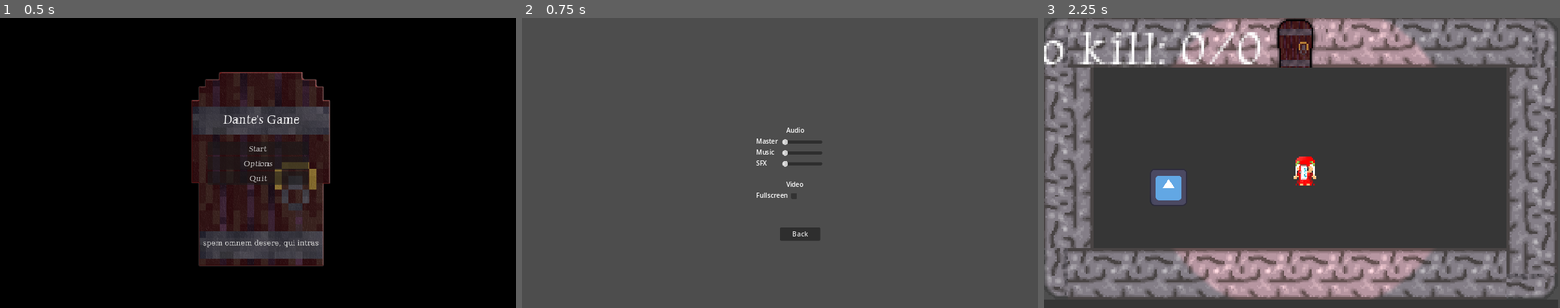
Above: before the commit, frames 1-3 (left to right).
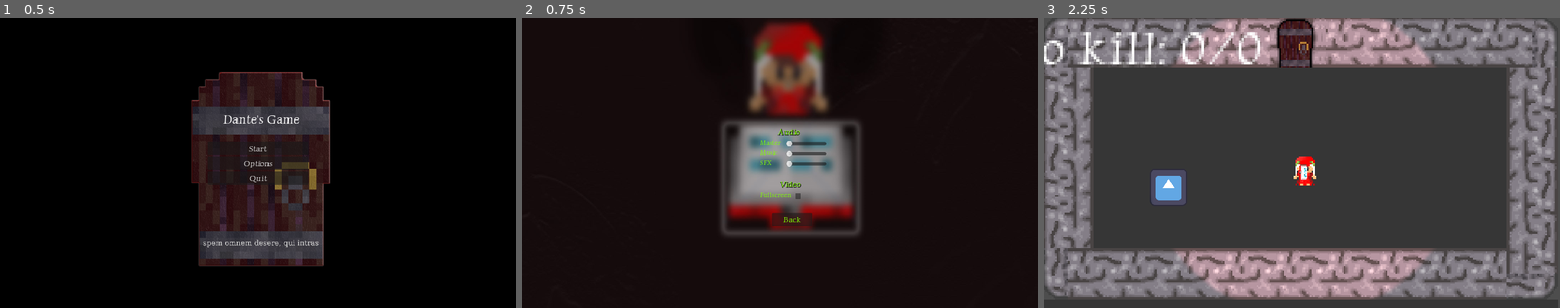
Above: after the commit, the same moments.

Repository: Ivan29020/Dantes-Reinterpretation
Game: Godot game, scene res://Menu/menu.tscn
Same seed, same stepped clock (60 frames per second), same inputs: the game is played once before the commit and once after it. The engine's default icon, where the game draws it, is replaced by a stand-in: a white triangle on a blue panel in a dark square.
Inputs:
- Up to frame 1 (0.5 s): no input
- Up to frame 2 (0.75 s): click "Options" at 0.5 s
- Up to frame 3 (2.25 s): click "Back" at 1.25 s; click "Start" at 2 s

Frame 1 is identical in both runs. In frame 2, 98% of the frame differs, in the area x 0-100%, y 0-100%; in frame 3, nothing differs.

Commit message:
Finishedddd

Diff:
--- /dev/null
+++ b/Menu/default_bus_layout.tres
@@ -0,0 +1,15 @@
+[gd_resource type="AudioBusLayout" format=3 uid="uid://cvutxcmeg75bk"]
+
+[resource]
+bus/1/name = &"Music"
+bus/1/solo = false
+bus/1/mute = false
+bus/1/bypass_fx = false
+bus/1/volume_db = 0.0
+bus/1/send = &"Master"
+bus/2/name = &"SFX"
+bus/2/solo = false
+bus/2/mute = false
+bus/2/bypass_fx = false
+bus/2/volume_db = 0.0
+bus/2/send = &"Master"
--- a/Menu/menu.tscn
+++ b/Menu/menu.tscn
@@ -58,9 +58,9 @@
 anchor_right = 0.5
 anchor_bottom = 0.5
 offset_left = -125.0
-offset_top = -50.0
+offset_top = -52.0
 offset_right = 125.0
-offset_bottom = 50.0
+offset_bottom = 52.0
 grow_horizontal = 2
 grow_vertical = 2
 
--- a/Menu/options.tscn
+++ b/Menu/options.tscn
@@ -1,4 +1,7 @@
-[gd_scene load_steps=2 format=3 uid="uid://blw5mahvhtakj"]
+[gd_scene load_steps=4 format=3 uid="uid://blw5mahvhtakj"]
+
+[ext_resource type="Texture2D" uid="uid://n675x2n0vyx4" path="res://Grafiche/background2.jpg" id="1_5esqt"]
+[ext_resource type="FontFile" uid="uid://dtkns46skkw" path="res://Grafiche/font/LuxuriousRoman-Regular.ttf" id="2_hhw06"]
 
 [sub_resource type="GDScript" id="GDScript_cxj87"]
 script/source = "extends Node
@@ -18,10 +21,23 @@
 
 func _on_master_value_changed(value):
 	volume(0,value)
+
+
+func _on_music_value_changed(value):
+	volume(1,value)
+
+
+func _on_sfx_value_changed(value):
+	volume(2,value)
 "
 
 [node name="Options" type="Node"]
 script = SubResource("GDScript_cxj87")
+
+[node name="Sprite2D" type="Sprite2D" parent="."]
+position = Vector2(660, 307)
+scale = Vector2(0.8875, 0.99375)
+texture = ExtResource("1_5esqt")
 
 [node name="HBoxContainer" type="HBoxContainer" parent="."]
 anchors_preset = 8
@@ -48,10 +64,16 @@
 
 [node name="Label" type="Label" parent="HBoxContainer/Audio-Video/Audio"]
 layout_mode = 2
-text = "                  Audio"
+theme_override_colors/font_color = Color(0.501961, 1, 0, 1)
+theme_override_colors/font_shadow_color = Color(0, 0, 0, 1)
+theme_override_fonts/font = ExtResource("2_hhw06")
+theme_override_font_sizes/font_size = 20
+text = "        Audio"
 
 [node name="Music" type="Label" parent="HBoxContainer/Audio-Video/Audio"]
 layout_mode = 2
+theme_override_colors/font_color = Color(0.501961, 1, 0, 1)
+theme_override_fonts/font = ExtResource("2_hhw06")
 text = "Master"
 
 [node name="VBoxContainer" type="VBoxContainer" parent="HBoxContainer/Audio-Video/Audio/Music"]
@@ -66,6 +88,8 @@
 
 [node name="Music2" type="Label" parent="HBoxContainer/Audio-Video/Audio"]
 layout_mode = 2
+theme_override_colors/font_color = Color(0.501961, 1, 0, 1)
+theme_override_fonts/font = ExtResource("2_hhw06")
 text = "Music
 "
 
@@ -81,6 +105,8 @@
 
 [node name="SFX" type="Label" parent="HBoxContainer/Audio-Video/Audio"]
 layout_mode = 2
+theme_override_colors/font_color = Color(0.501961, 1, 0, 1)
+theme_override_fonts/font = ExtResource("2_hhw06")
 text = "SFX
 "
 
@@ -102,10 +128,16 @@
 
 [node name="Label" type="Label" parent="HBoxContainer/Audio-Video/Video"]
 layout_mode = 2
-text = "                  Video"
+theme_override_colors/font_color = Color(0.501961, 1, 0, 1)
+theme_override_colors/font_shadow_color = Color(0, 0, 0, 1)
+theme_override_fonts/font = ExtResource("2_hhw06")
+theme_override_font_sizes/font_size = 20
+text = "         Video"
 
 [node name="Text Fullscreen" type="Label" parent="HBoxContainer/Audio-Video/Video"]
 layout_mode = 2
+theme_override_colors/font_color = Color(0.501961, 1, 0, 1)
+theme_override_fonts/font = ExtResource("2_hhw06")
 text = "Fullscreen"
 
 [node name="Fullscreen" type="CheckBox" parent="HBoxContainer/Audio-Video/Video/Text Fullscreen"]
@@ -116,15 +148,20 @@
 offset_bottom = 46.0
 
 [node name="Back" type="Button" parent="."]
-offset_left = 640.0
-offset_top = 520.0
-offset_right = 740.0
-offset_bottom = 553.0
+offset_left = 620.0
+offset_top = 484.0
+offset_right = 720.0
+offset_bottom = 517.0
 size_flags_horizontal = 4
 size_flags_vertical = 4
+theme_override_colors/font_color = Color(0.501961, 1, 0, 1)
+theme_override_fonts/font = ExtResource("2_hhw06")
+theme_override_font_sizes/font_size = 20
 text = "Back"
 metadata/_edit_use_anchors_ = true
 
 [connection signal="value_changed" from="HBoxContainer/Audio-Video/Audio/Music/VBoxContainer/Master" to="." method="_on_master_value_changed"]
+[connection signal="value_changed" from="HBoxContainer/Audio-Video/Audio/Music2/VBoxContainer/Music" to="." method="_on_music_value_changed"]
+[connection signal="value_changed" from="HBoxContainer/Audio-Video/Audio/SFX/VBoxContainer/SFX" to="." method="_on_sfx_value_changed"]
 [connection signal="toggled" from="HBoxContainer/Audio-Video/Video/Text Fullscreen/Fullscreen" to="." method="_on_fullscreen_toggled"]
 [connection signal="pressed" from="Back" to="." method="_on_back_pressed"]
--- a/project.godot
+++ b/project.godot
@@ -14,6 +14,10 @@
 run/main_scene="res://Menu/menu.tscn"
 config/features=PackedStringArray("4.1", "GL Compatibility")
 config/icon="res://Test/icon.svg"
+
+[audio]
+
+buses/default_bus_layout="res://Menu/default_bus_layout.tres"
 
 [autoload]
 
Binary file added: Grafiche/background2.jpg
Not shown, added: Grafiche/background2.jpg.import
